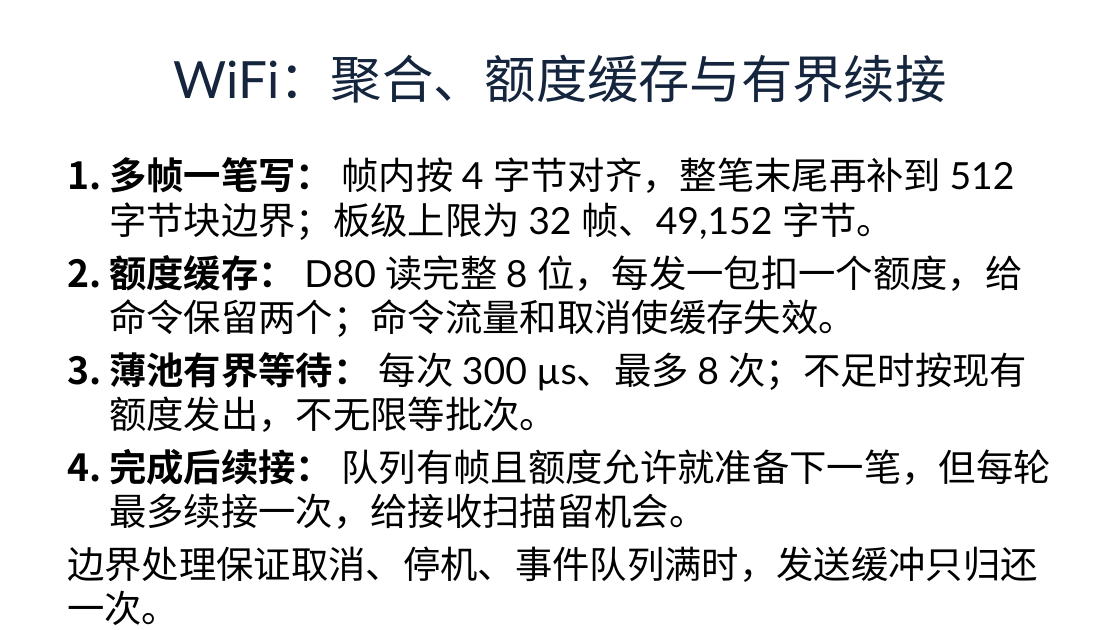
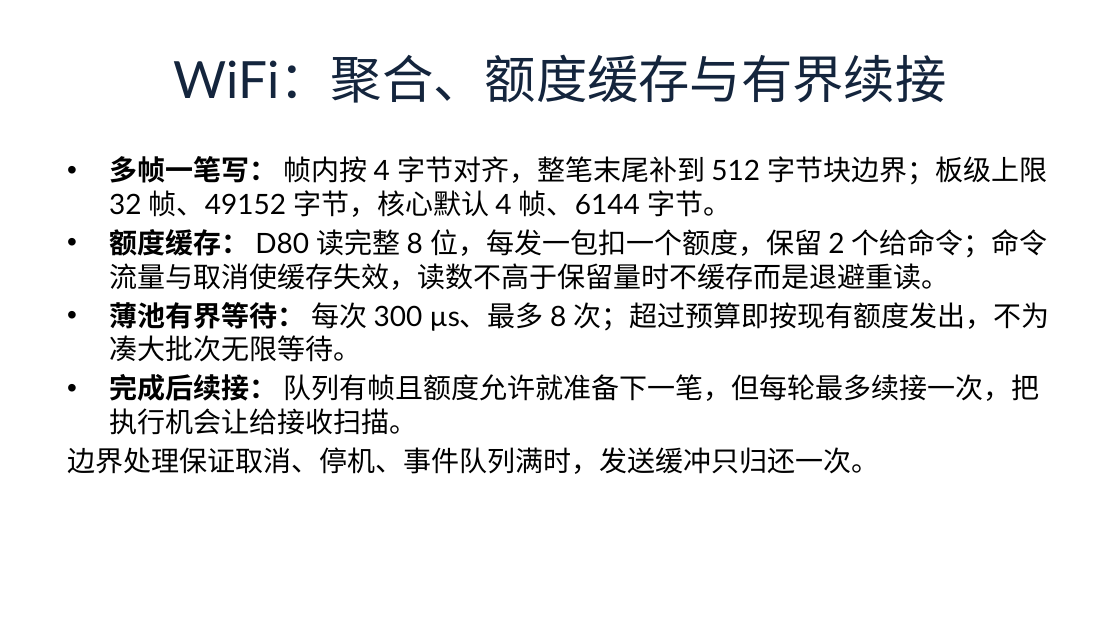
Before and after one commit to Antareske/2026-oscamp-internship-blog, a slide deck: slide 8 of 2026-OSCamp-实习总结汇报.pptx. Drawn at 1120x630 pixels with LibreOffice and Linux fonts; fonts in the diff are those of the drawing. Boxes give left, top, right and bottom in pixels: in the first picture for what was removed or moved away, otherwise in the second. Text is boxed around its words. In the diff, an @@ line names an element or a change of style, - is before the commit and + after.

```diff
--- a/2026-OSCamp-实习总结汇报.pptx
+++ b/2026-OSCamp-实习总结汇报.pptx
@@ text at [109, 156, 1050, 435]: text changed; size 24 to 18 pt @@
-1. 多帧一笔写： 帧内按 4 字节对齐，整笔末尾再补到 512 字节块边界；板级上限为 32 帧、49,152 字节。
-2. 额度缓存： D80 读完整 8 位，每发一包扣一个额度，给命令保留两个；命令流量和取消使缓存失效。
-3. 薄池有界等待： 每次 300 µs、最多 8 次；不足时按现有额度发出，不无限等批次。
-4. 完成后续接： 队列有帧且额度允许就准备下一笔，但每轮最多续接一次，给接收扫描留机会。
+• 多帧一笔写： 帧内按 4 字节对齐，整笔末尾补到 512 字节块边界；板级上限 32 帧、49152 字节，核心默认 4 帧、6144 字节。
+• 额度缓存： D80 读完整 8 位，每发一包扣一个额度，保留 2 个给命令；命令流量与取消使缓存失效，读数不高于保留量时不缓存而是退避重读。
+• 薄池有界等待： 每次 300 µs、最多 8 次；超过预算即按现有额度发出，不为凑大批次无限等待。
+• 完成后续接： 队列有帧且额度允许就准备下一笔，但每轮最多续接一次，把执行机会让给接收扫描。
@@ text at [67, 447, 879, 474]: size 24 to 18 pt in "边界处理保证取消、停机、事件队列满时，发送缓冲只归还一次。"; less space between paragraphs @@
```
Also in this commit, not shown: 14 other slides changed.
